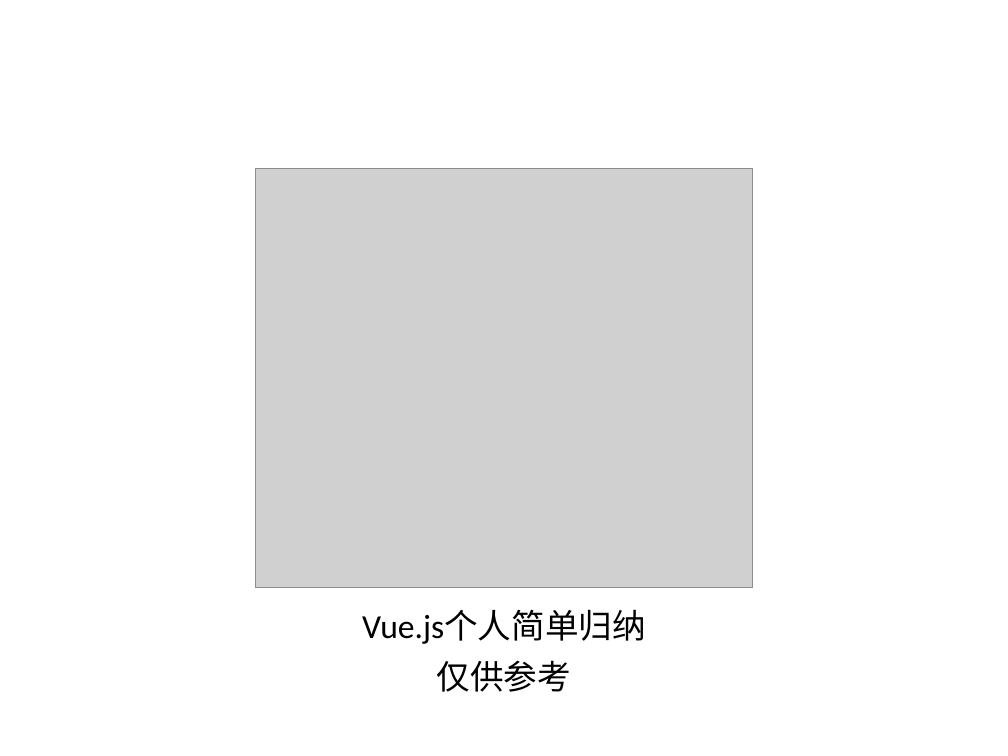
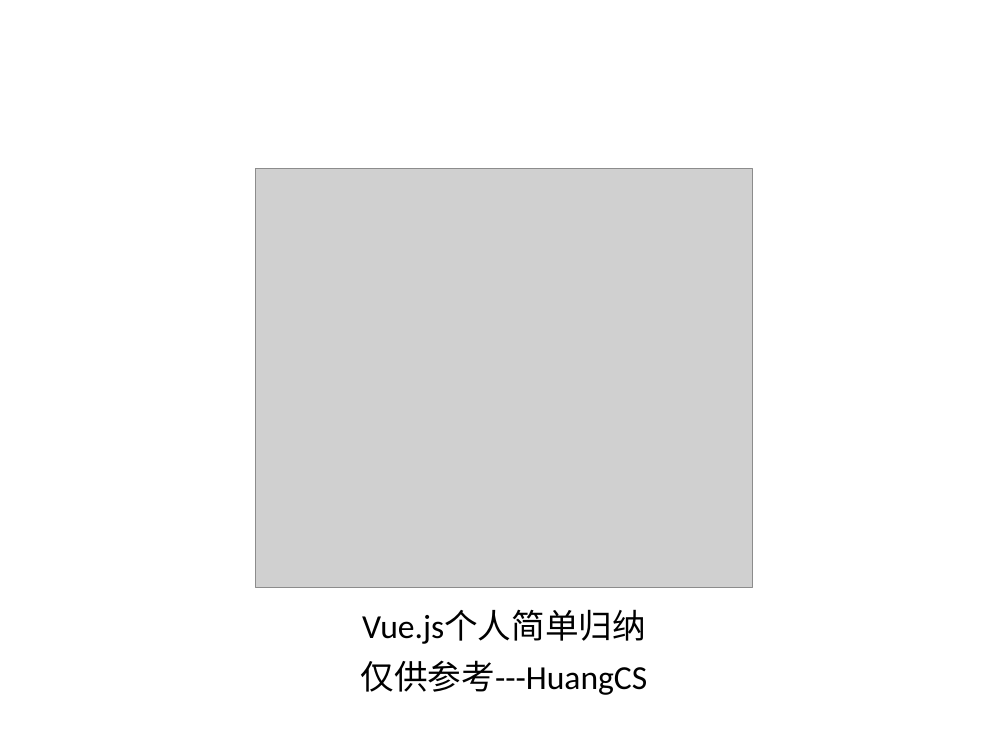
Before and after one commit to Consifire/self-knowledge-induction-of-Vue, a slide deck: slide 1 of Vue个人归纳.ppt. Drawn at 1008x756 pixels with LibreOffice and Linux fonts; fonts in the diff are those of the drawing; grey boxes stand for pictures. Boxes give left, top, right and bottom in pixels: in the first picture for what was removed or moved away, otherwise in the second. Text is boxed around its words. In the diff, an @@ line names an element or a change of style, - is before the commit and + after.

```diff
--- a/Vue个人归纳.ppt
+++ b/Vue个人归纳.ppt
@@ subtitle at [361,660,648,695]: text changed @@
-仅供参考
+仅供参考---HuangCS
```
Also in this commit, not shown: 5 other slides changed, 1 slide added, 5 other files.
